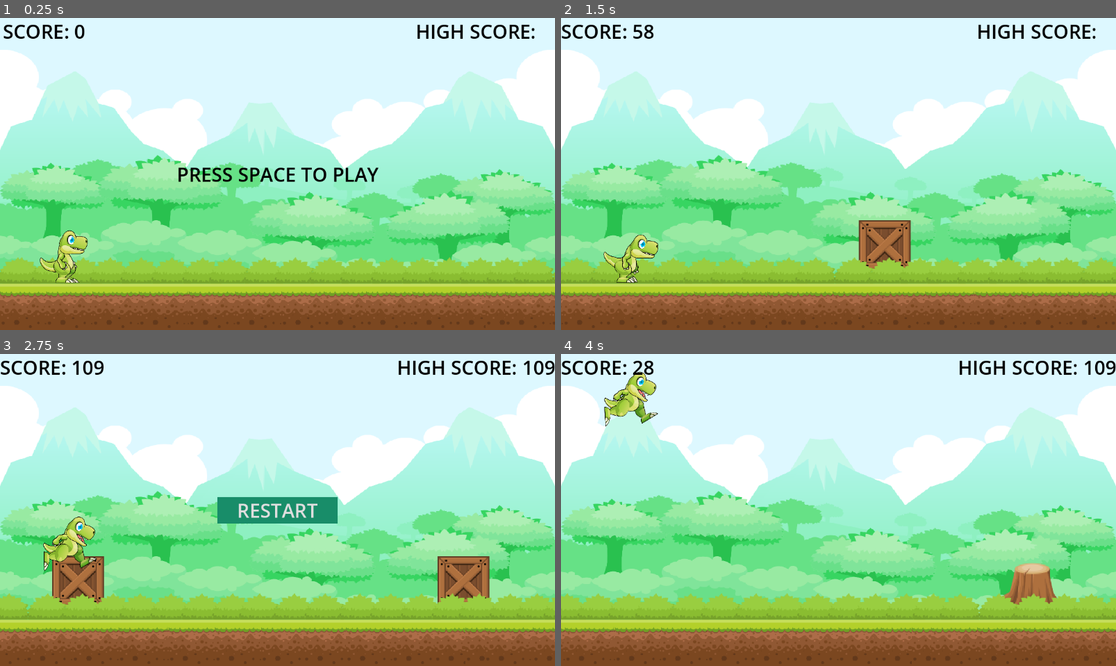
Above: before the commit, frames 1-4 (two rows, left to right).
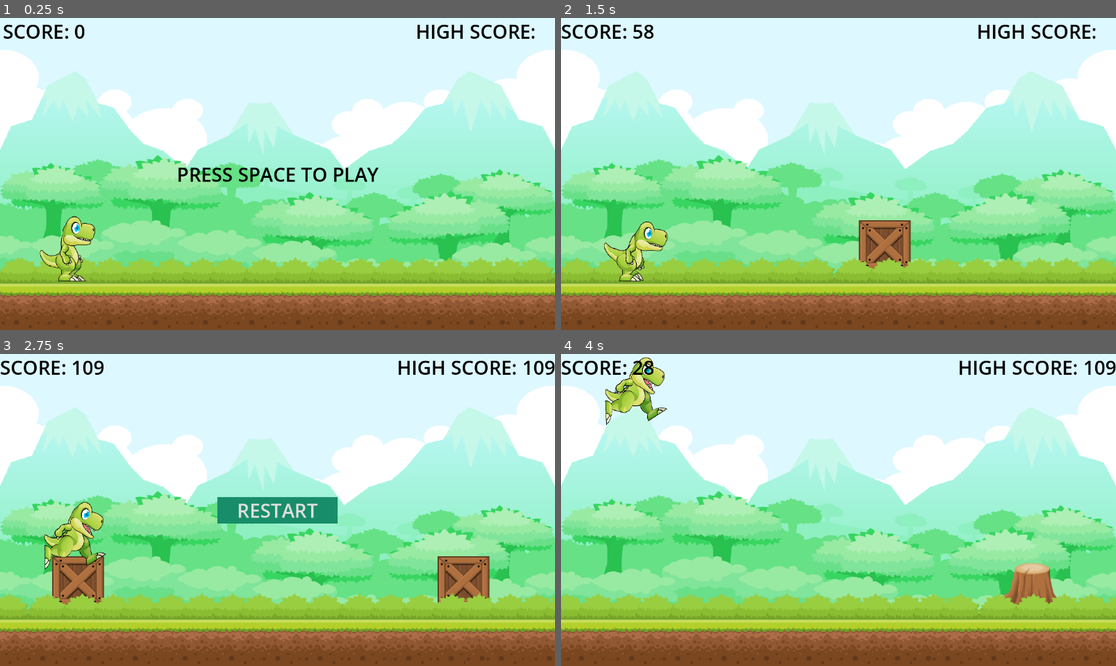
Above: after the commit, the same moments.

Repository: ManuLazcano/final-videojuegos
Game: Godot game, scene res://Scenes/Main/main.tscn
The game is run twice, just before and just after one commit, with the same random seed, the same clock (stepped at 60 frames per second) and the same inputs.
Inputs:
- Up to frame 1 (0.25 s): no input
- Up to frame 2 (1.5 s): tap Space at 0.5 s; tap Enter (ui_accept) at 0.77 s
- Up to frame 3 (2.75 s): tap Enter (ui_accept) at 1.52 s; hold Down (ui_down) from 2.03 s (still down)
- Up to frame 4 (4 s): release Down (ui_down) at 2.75 s; click "RESTART" at 2.75 s; tap Space at 3.5 s; tap Enter (ui_accept) at 3.77 s

The runs differ from the first frame. In frame 1, 1.0% of the frame differs, in the area x 7-18%, y 63-85%; in frame 2, 1.1%; in frame 3, 1.2%, in the area x 7-20%, y 47-70%; in frame 4, 1.2%.

Commit message:
fix(player): fix collision with plane

Diff:
--- a/Scenes/Player/Player.tscn
+++ b/Scenes/Player/Player.tscn
@@ -1,9 +1,10 @@
-[gd_scene load_steps=35 format=3 uid="uid://bhtein0chknfn"]
+[gd_scene load_steps=36 format=3 uid="uid://bhtein0chknfn"]
 
 [ext_resource type="Script" path="res://Scenes/Player/player.gd" id="1_fcw85"]
 [ext_resource type="Texture2D" uid="uid://fmuuff2l4kx2" path="res://Assets/DinoSprite/Jump (4).png" id="2_u16d8"]
 [ext_resource type="Texture2D" uid="uid://d0s23c8d1hn7h" path="res://Assets/DinoSprite/Jump (3).png" id="3_ytboc"]
 [ext_resource type="Texture2D" uid="uid://b1mlq23mn6ujg" path="res://Assets/DinoSprite/Idle (1).png" id="4_c12r0"]
+[ext_resource type="Texture2D" uid="uid://ci2v50d6cknpy" path="res://Assets/DinoSprite/Down.png" id="4_p0572"]
 [ext_resource type="Texture2D" uid="uid://ck04gc7bcy8bt" path="res://Assets/DinoSprite/Idle (2).png" id="5_rir4i"]
 [ext_resource type="Texture2D" uid="uid://b11i1wlp1uw6w" path="res://Assets/DinoSprite/Idle (3).png" id="6_jjlr6"]
 [ext_resource type="Texture2D" uid="uid://kkit8nfpkmk1" path="res://Assets/DinoSprite/Idle (4).png" id="7_mo77v"]
@@ -36,13 +37,7 @@
 animations = [{
 "frames": [{
 "duration": 1.0,
-"texture": ExtResource("2_u16d8")
-}, {
-"duration": 1.0,
-"texture": ExtResource("3_ytboc")
-}, {
-"duration": 1.0,
-"texture": ExtResource("2_u16d8")
+"texture": ExtResource("4_p0572")
 }],
 "loop": true,
 "name": &"down",
@@ -158,10 +153,10 @@
 }]
 
 [sub_resource type="RectangleShape2D" id="RectangleShape2D_whux2"]
-size = Vector2(7.625, 12.875)
+size = Vector2(7.625, 15)
 
 [sub_resource type="RectangleShape2D" id="RectangleShape2D_t1b5m"]
-size = Vector2(7.625, 11.5)
+size = Vector2(14, 11.5)
 
 [node name="Player" type="CharacterBody2D"]
 z_index = 1
@@ -170,18 +165,18 @@
 
 [node name="AnimatedSprite2D" type="AnimatedSprite2D" parent="."]
 texture_filter = 1
-position = Vector2(2.85937, 1.28907)
-scale = Vector2(0.0342372, 0.0356528)
+position = Vector2(4.60936, -0.710935)
+scale = Vector2(0.0393842, 0.0441274)
 sprite_frames = SubResource("SpriteFrames_6wmvf")
 animation = &"down"
 autoplay = "idle"
 
 [node name="RunCollision" type="CollisionShape2D" parent="."]
-position = Vector2(-0.0625, 1.5625)
+position = Vector2(-0.0625, 0.5)
 shape = SubResource("RectangleShape2D_whux2")
 
 [node name="DownCollision" type="CollisionShape2D" parent="."]
-position = Vector2(-0.0625, 2.25)
+position = Vector2(3.125, 2.25)
 shape = SubResource("RectangleShape2D_t1b5m")
 
 [node name="JumpSound" type="AudioStreamPlayer" parent="."]
Binary file added: Assets/DinoSprite/Down.png
Not shown, added: Assets/DinoSprite/Down.png.import
